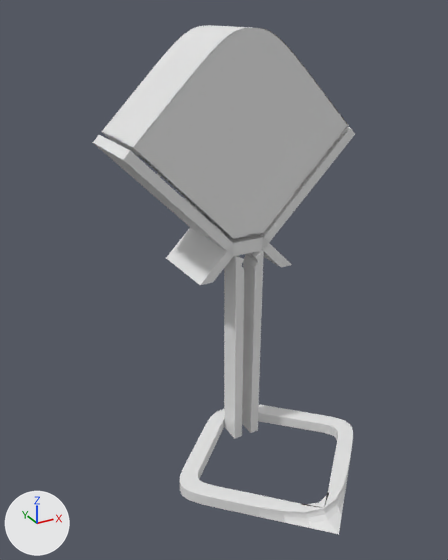
What one commit did to the glTF model glb/rhombi-accent.glb.
Rendered twice from a 50 mm lens placed at (-0.369, -0.682, 0.273), pointed at (-0.05, -0.103, -0.017). Lighting does not change. The marker at lower left points along +X, +Y and +Z. The older version comes first. Where no turn or scale is listed for an object, it has been applied to the vertices.

In view in the first picture: 'kader_a', 'kader_l', 'kader_r', 'kap', 'voet_a', 'voet_t'.
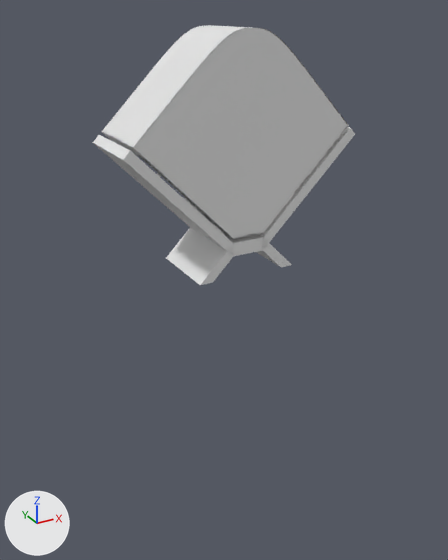
Diff of the bpy script that builds the scene:
```diff
--- a/glb/rhombi-accent.glb.py
+++ b/glb/rhombi-accent.glb.py
@@ ob_voet_t @@
-ob_voet_t = bpy.data.objects.new('voet_t', me_plane_012)
-ob_voet_t.location = (0.0, 0.002, -0.027)
@@ ob_kap @@
 ob_kap = bpy.data.objects.new('kap', me_kap)
-ob_kap.parent = ob_empty
 ob_kap.location = (0.0, 0.0, 0.0)
```

Location of each change, [x1, y1, x2, y2] in pixels of the pictures (448 x 560 px):
'kap', moved: [102, 25, 349, 239] in both
'voet_t', deleted: before [179, 250, 353, 534]
